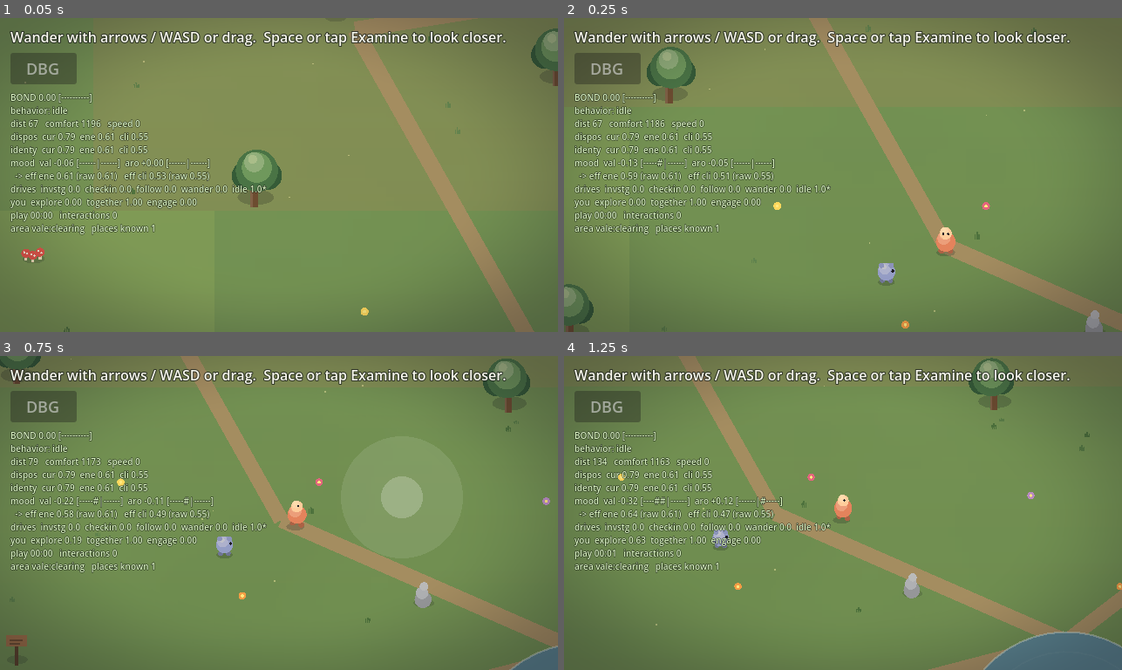
Above: before the commit, frames 1-4 (two rows, left to right).
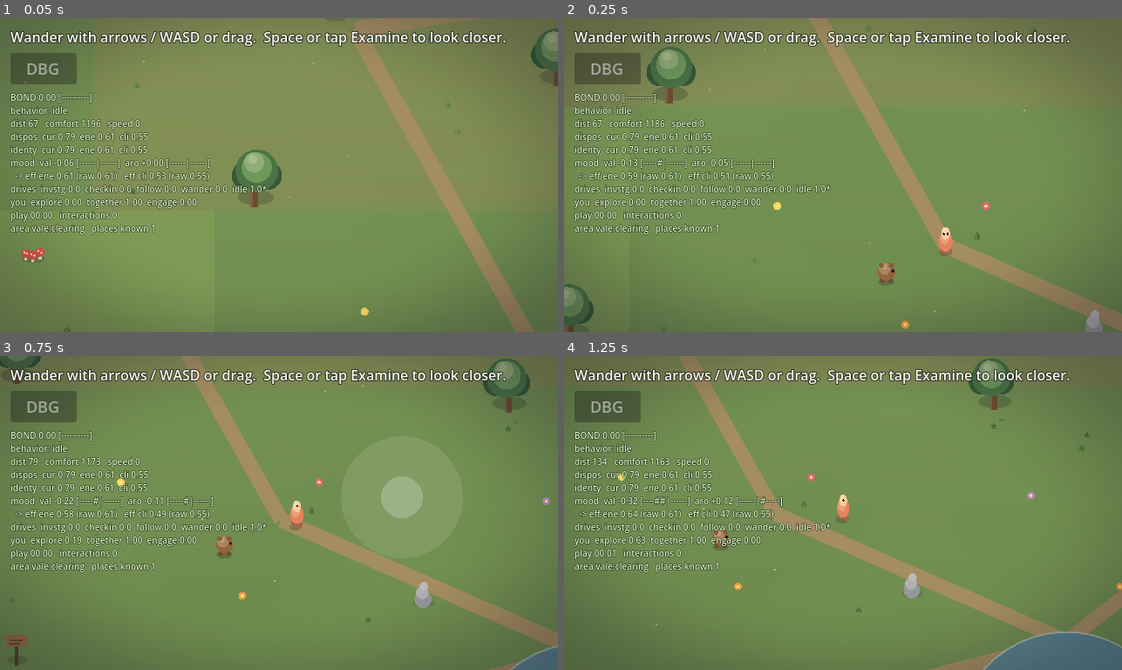
Above: after the commit, the same moments.

Repository: maximusunc/pokepals
Game: Godot game, scene res://scenes/world.tscn
The game is run twice, just before and just after one commit, with the same random seed, the same clock (stepped at 60 frames per second) and the same inputs.
Inputs (mouse positions are in pixels of both pictures, inside the frame that each line leads up to):
- Up to frame 1 (0.05 s): no input
- Up to frame 2 (0.25 s): no input
- Up to frame 3 (0.75 s): tap Enter (ui_accept) at 0.5 s; move the mouse to (401, 497) at 0.52 s; hold Right (ui_right) from 0.53 s (still down); click (401, 497) at 0.67 s
- Up to frame 4 (1.25 s): keep holding Right (ui_right); tap Enter (ui_accept) at 0.77 s

Frame 1 is identical in both runs. In frame 2, 0.3% of the frame differs, in the area x 56-71%, y 66-85%; in frame 3, 0.2%; in frame 4, 0.2%.

Commit message:
feat(art): slimmer player + brown animal-like companion
- VectorActor gains a 'width' factor (default 1.0) that narrows every horizontal
  dimension (body, head, feet, ears, eyes, shadow); the player is set to 0.7
- the companion's body is now a warm brown so it reads as a little animal (ears +
  dark eyes do the rest)
Both tunable in data/art.json (characters.player.width, characters.companion.body).

Diff:
--- a/pokepals/data/art.json
+++ b/pokepals/data/art.json
@@ -13,8 +13,8 @@
 	},
 	"light": { "dir": [-0.45, -0.89], "rim_strength": 0.22, "shadow_alpha": 0.20 },
 	"characters": {
-		"player": { "render": "procedural", "sprite": "", "body": [0.86, 0.52, 0.40], "accent": [0.96, 0.81, 0.67] },
-		"companion": { "render": "procedural", "sprite": "", "body": [0.56, 0.62, 0.86], "accent": [0.34, 0.37, 0.54] }
+		"player": { "render": "procedural", "sprite": "", "body": [0.86, 0.52, 0.40], "accent": [0.96, 0.81, 0.67], "width": 0.7 },
+		"companion": { "render": "procedural", "sprite": "", "body": [0.55, 0.40, 0.27], "accent": [0.72, 0.56, 0.38] }
 	},
 	"entities": {
 		"tree": { "render": "procedural", "sprite": "" },
--- a/pokepals/scripts/presentation/companion_view.gd
+++ b/pokepals/scripts/presentation/companion_view.gd
@@ -241,4 +241,5 @@
 		"radius": 9.0,
 		"ears": true,
 		"eye_offset": _eye_offset,
+		"width": float(cfg.get("width", 1.0)),
 	})
--- a/pokepals/scripts/presentation/player_controller.gd
+++ b/pokepals/scripts/presentation/player_controller.gd
@@ -96,4 +96,5 @@
 		"accent_color": WorldData.to_color(cfg.get("accent", [0.96, 0.81, 0.67])),
 		"radius": 10.0,
 		"head": true,
+		"width": float(cfg.get("width", 1.0)),
 	})
--- a/pokepals/scripts/presentation/vector_actor.gd
+++ b/pokepals/scripts/presentation/vector_actor.gd
@@ -36,6 +36,7 @@
 	var ears: bool = params.get("ears", false)
 	var head: bool = params.get("head", false)
 	var eye_offset: Vector2 = params.get("eye_offset", Vector2.ZERO)
+	var width: float = params.get("width", 1.0)  # <1 = slimmer (narrower, same height)
 
 	var fdir := facing
 	if fdir.length() < 0.01:
@@ -65,7 +66,7 @@
 
 	# Contact shadow (flattened via the draw transform).
 	var sh := style.color("shadow")
-	ci.draw_set_transform(Vector2(0.0, 7.0), 0.0, Vector2(1.0, 0.42))
+	ci.draw_set_transform(Vector2(0.0, 7.0), 0.0, Vector2(width, 0.42))
 	ci.draw_circle(Vector2.ZERO, radius * 0.95, Color(sh.r, sh.g, sh.b, style.shadow_alpha()))
 	ci.draw_set_transform(Vector2.ZERO, 0.0, Vector2.ONE)
 
@@ -73,12 +74,12 @@
 	var foot_color := body_color.darkened(0.25)
 	var lift_l := (maxf(0.0, sin(phase)) * 2.4) if moving else 0.0
 	var lift_r := (maxf(0.0, sin(phase + PI)) * 2.4) if moving else 0.0
-	ci.draw_circle(Vector2(-radius * 0.45, 5.0 - lift_l) + lean, radius * 0.30, foot_color)
-	ci.draw_circle(Vector2(radius * 0.45, 5.0 - lift_r) + lean, radius * 0.30, foot_color)
+	ci.draw_circle(Vector2(-radius * 0.45 * width, 5.0 - lift_l) + lean, radius * 0.30, foot_color)
+	ci.draw_circle(Vector2(radius * 0.45 * width, 5.0 - lift_r) + lean, radius * 0.30, foot_color)
 
 	# Body (a lit blob), squashed/stretched and leaning the way it moves.
 	var body_center := Vector2(0.0, -radius * 0.35 - bob) + lean
-	ci.draw_set_transform(body_center, 0.0, Vector2(hscale, vscale))
+	ci.draw_set_transform(body_center, 0.0, Vector2(hscale * width, vscale))
 	style.draw_blob(ci, Vector2.ZERO, radius, body_color)
 	ci.draw_set_transform(Vector2.ZERO, 0.0, Vector2.ONE)
 
@@ -88,7 +89,7 @@
 	if head:
 		face_center = body_center + Vector2(0.0, -radius * 0.85)
 		face_radius = radius * 0.62
-		ci.draw_set_transform(face_center, 0.0, Vector2(hscale, vscale))
+		ci.draw_set_transform(face_center, 0.0, Vector2(hscale * width, vscale))
 		style.draw_blob(ci, Vector2.ZERO, face_radius, accent)
 		ci.draw_set_transform(Vector2.ZERO, 0.0, Vector2.ONE)
 
@@ -96,15 +97,15 @@
 	if ears:
 		var ear_color := body_color.darkened(0.06)
 		var ey := body_center + Vector2(0.0, -radius * 0.72)
-		ci.draw_circle(ey + Vector2(-radius * 0.55, 0.0) + lean * 0.5, radius * 0.30, ear_color)
-		ci.draw_circle(ey + Vector2(radius * 0.55, 0.0) + lean * 0.5, radius * 0.30, ear_color)
+		ci.draw_circle(ey + Vector2(-radius * 0.55 * width, 0.0) + lean * 0.5, radius * 0.30, ear_color)
+		ci.draw_circle(ey + Vector2(radius * 0.55 * width, 0.0) + lean * 0.5, radius * 0.30, ear_color)
 
 	# Eyes — hidden when it's turned away (facing up), shifted toward attention/facing.
 	if not facing_up:
 		var eye_color := Color(0.12, 0.12, 0.16)
-		var ex := face_radius * 0.42
+		var ex := face_radius * 0.42 * width
 		var ey2 := face_center.y - face_radius * 0.04
-		var look := eye_offset + Vector2(side_x * face_radius * 0.22, (face_radius * 0.14 if facing_down else 0.0))
+		var look := eye_offset + Vector2(side_x * face_radius * 0.22 * width, (face_radius * 0.14 if facing_down else 0.0))
 		if side_x != 0.0:
 			ci.draw_circle(Vector2(side_x * ex * 0.6, ey2) + look, face_radius * 0.18, eye_color)
 		else:
